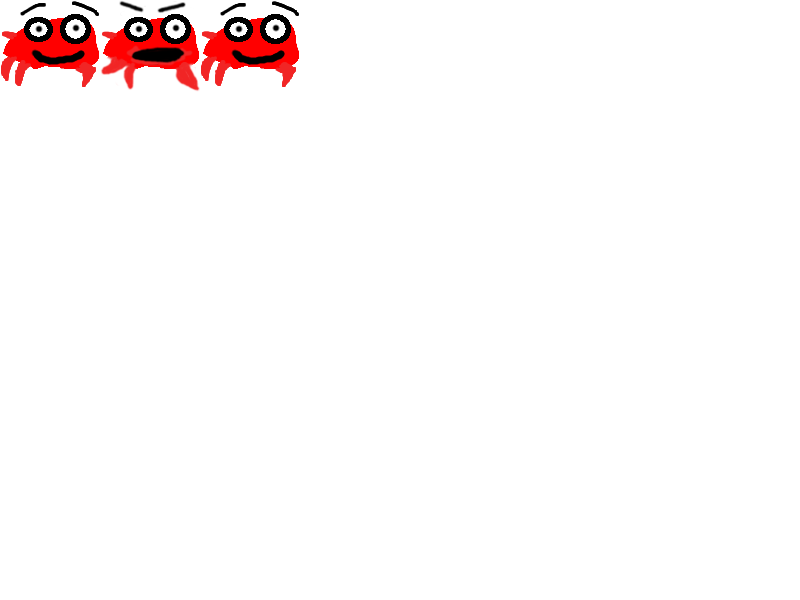
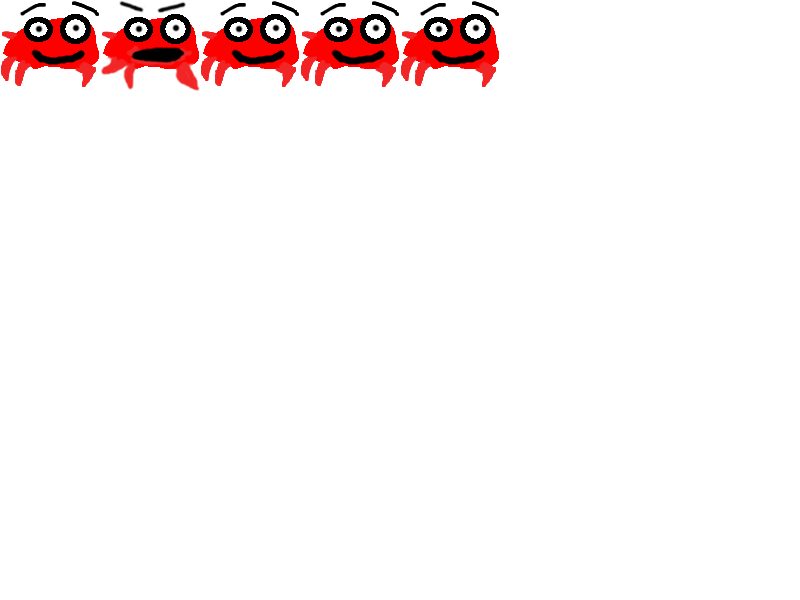
Comparing the layer stacks of the two 800×600 images. Changes:
painted on "crabs" over [left=301, top=1, right=499, bottom=87]
